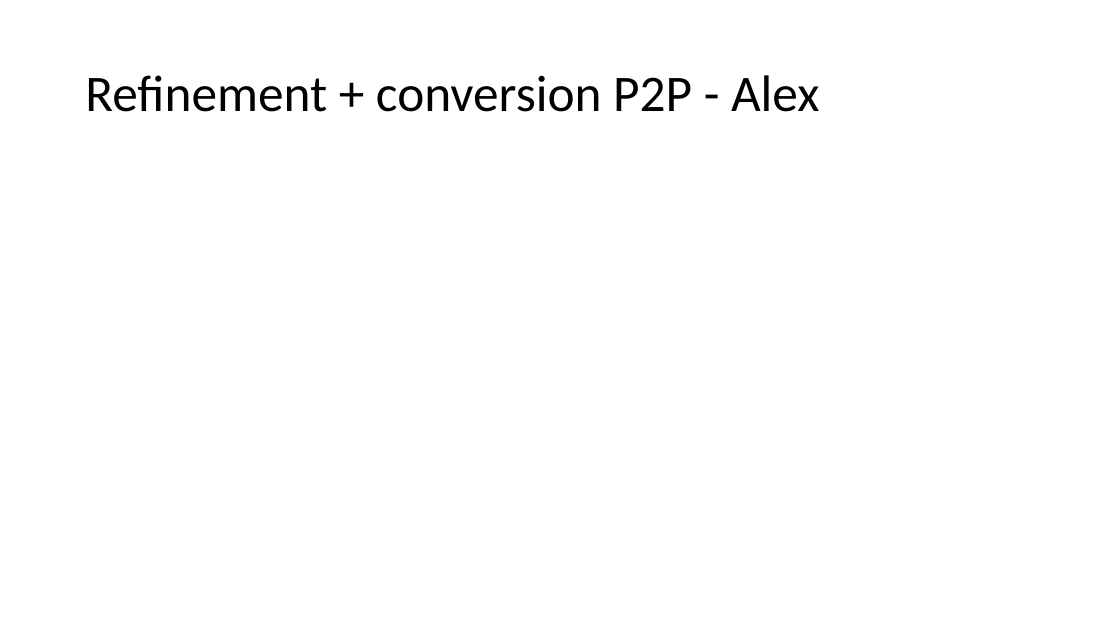
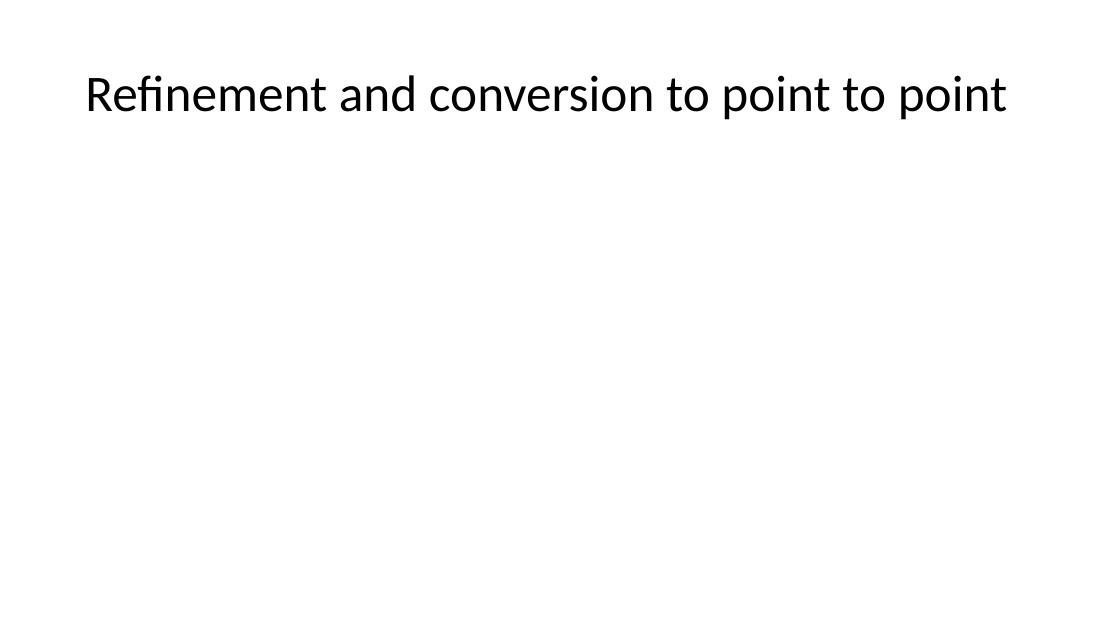
Before and after one commit to Al-th/MVA_Project_FunctionalMaps, a slide deck: slide 14 of Report/Presentation_slidesAlex.pptx. Drawn at 1120x630 pixels with LibreOffice and Linux fonts; fonts in the diff are those of the drawing; grey boxes stand for pictures. Boxes give left, top, right and bottom in pixels: in the first picture for what was removed or moved away, otherwise in the second. Text is boxed around its words. In the diff, an @@ line names an element or a change of style, - is before the commit and + after.

```diff
--- a/Report/Presentation_slidesAlex.pptx
+++ b/Report/Presentation_slidesAlex.pptx
@@ title at (85, 75, 1007, 120): text changed @@
-Refinement + conversion P2P - Alex
+Refinement and conversion to point to point
```
Also in this commit, not shown: 5 other slides changed, 1 other file.
